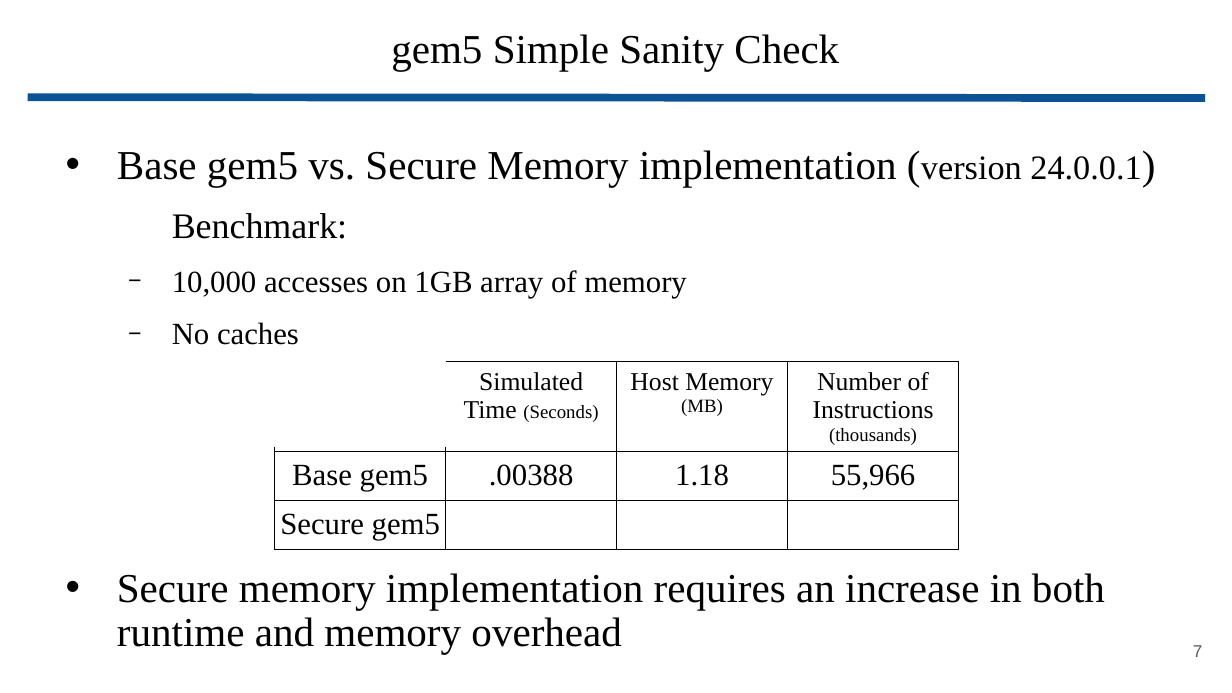
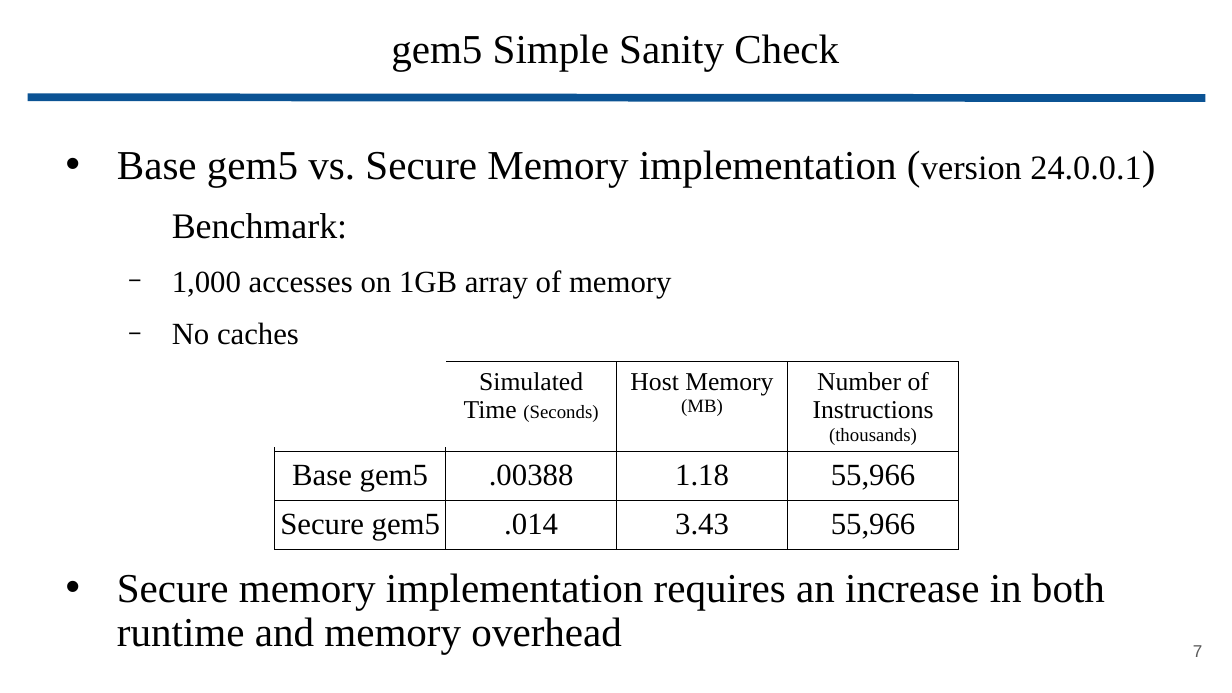
Before and after one commit to wbuz24/grad-research, a slide deck: slide 7 of presentations/update.pptx. Drawn at 1232x693 pixels with LibreOffice and Linux fonts; fonts in the diff are those of the drawing. Boxes give left, top, right and bottom in pixels: in the first picture for what was removed or moved away, otherwise in the second. Text is boxed around its words. In the diff, an @@ line names an element or a change of style, - is before the commit and + after.

Commit message:
presentation update 12/10

```diff
--- a/presentations/update.pptx
+++ b/presentations/update.pptx
@@ text at bbox=[172, 270, 672, 298]: text changed @@
-  − 10,000 accesses on 1GB array of memory
+  − 1,000 accesses on 1GB array of memory
@@ table at bbox=[275, 361, 960, 549] @@
-row 3: Secure gem5 |  |  | 
+row 3: Secure gem5 | .014 | 3.43 | 55,966
```
Also in this commit, not shown: 1 other slide changed.
